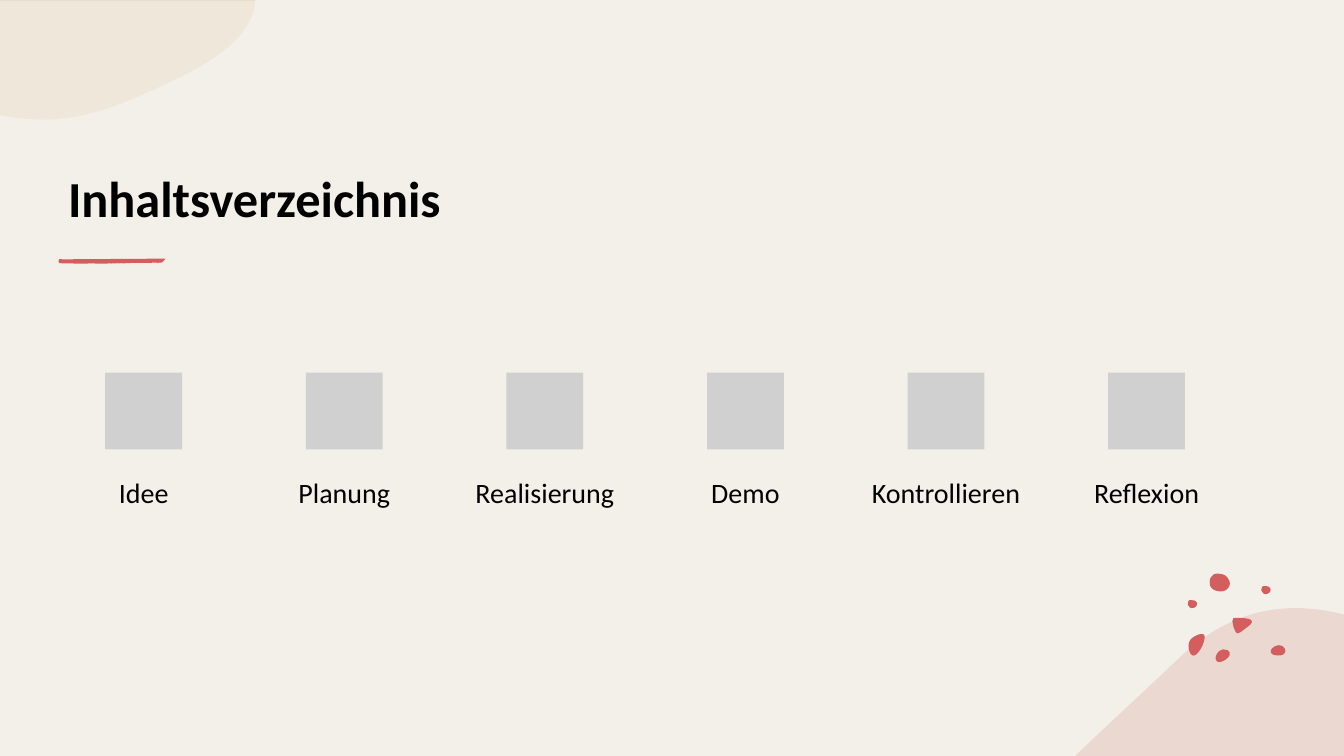
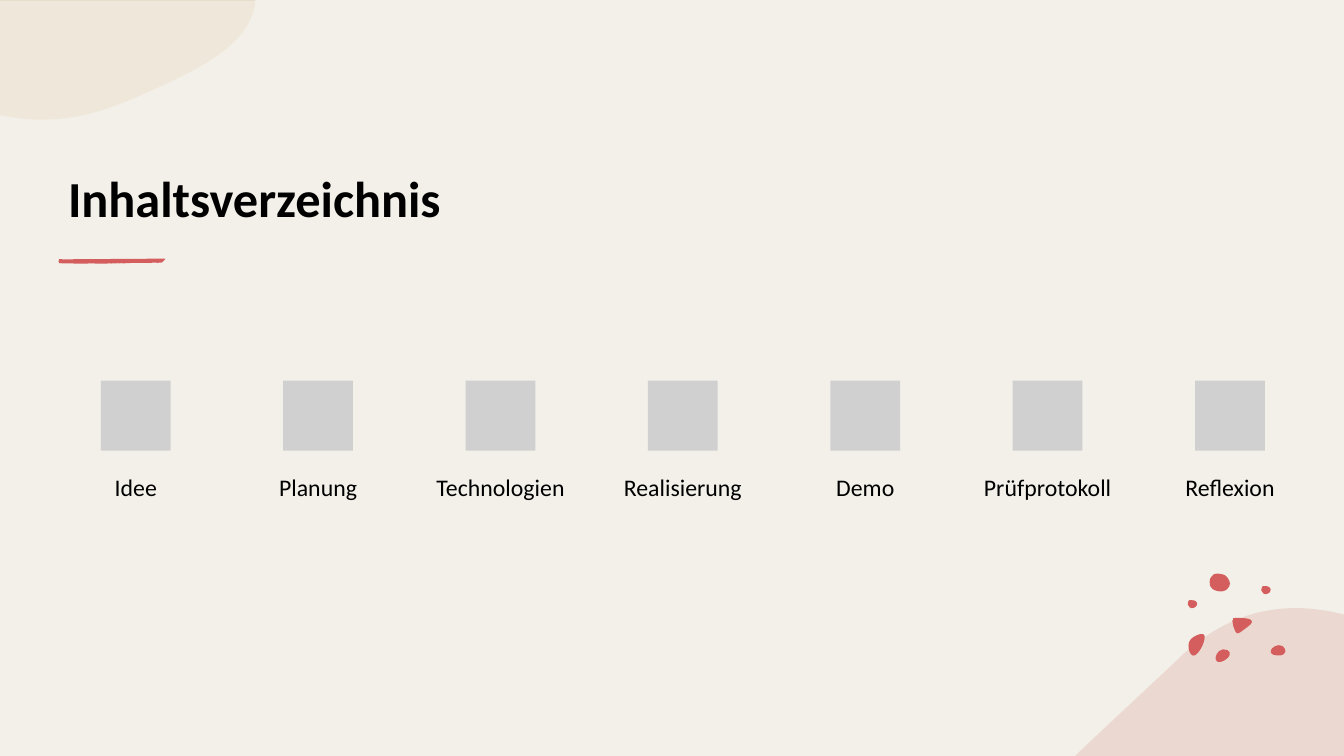
Before and after one commit to simonstreuli/Abschlussprojekt, a slide deck: slide 2 of documents/LinkUpPraesentation.pptx. Drawn at 1344x756 pixels with LibreOffice and Linux fonts; fonts in the diff are those of the drawing; grey boxes stand for pictures. Boxes give left, top, right and bottom in pixels: in the first picture for what was removed or moved away, otherwise in the second. Text is boxed around its words. In the diff, an @@ line names an element or a change of style, - is before the commit and + after.

```diff
--- a/documents/LinkUpPraesentation.pptx
+++ b/documents/LinkUpPraesentation.pptx
@@ picture: place and size @@
-picture at (105, 373, 181, 450)
+picture at (101, 381, 170, 451)
@@ picture: place and size @@
-picture at (306, 373, 382, 450)
+picture at (283, 381, 353, 451)
@@ group removed at (506, 373, 1185, 504): 4 pictures, 1 text @@
-Kontrollieren
@@ group added at (436, 381, 1265, 500): 5 pictures, 2 texts @@
+Technologien
+Prüfprotokoll
@@ text "Planung": place and size @@
-text "Planung" at (298, 483, 390, 508)
+text "Planung" at (279, 479, 357, 500)
@@ size 20 to 17 pt; line spacing 1 to 0.9; less space between paragraphs in 5 elements at (115, 479, 157, 496), (279, 479, 357, 500), (1185, 479, 1274, 496), (836, 480, 894, 496), (624, 479, 742, 500) @@
@@ text "Realisierung": place and size @@
-text "Realisierung" at (475, 483, 614, 508)
+text "Realisierung" at (624, 479, 742, 500)
@@ text "Demo": place and size @@
-text "Demo" at (711, 485, 779, 504)
+text "Demo" at (836, 480, 894, 496)
@@ text "Reflexion": place and size @@
-text "Reflexion" at (1094, 483, 1199, 504)
+text "Reflexion" at (1185, 479, 1274, 496)
```
Also in this commit, not shown: 5 other slides changed, 1 slide added, 15 other files.
